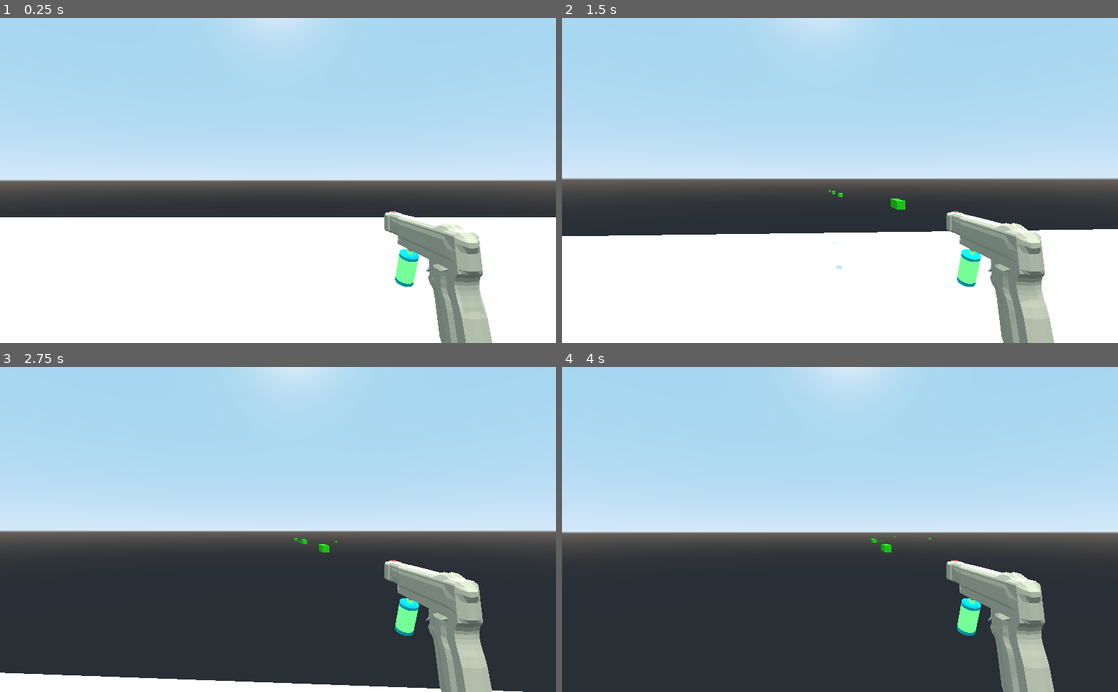
Above: before the commit, frames 1-4 (two rows, left to right).
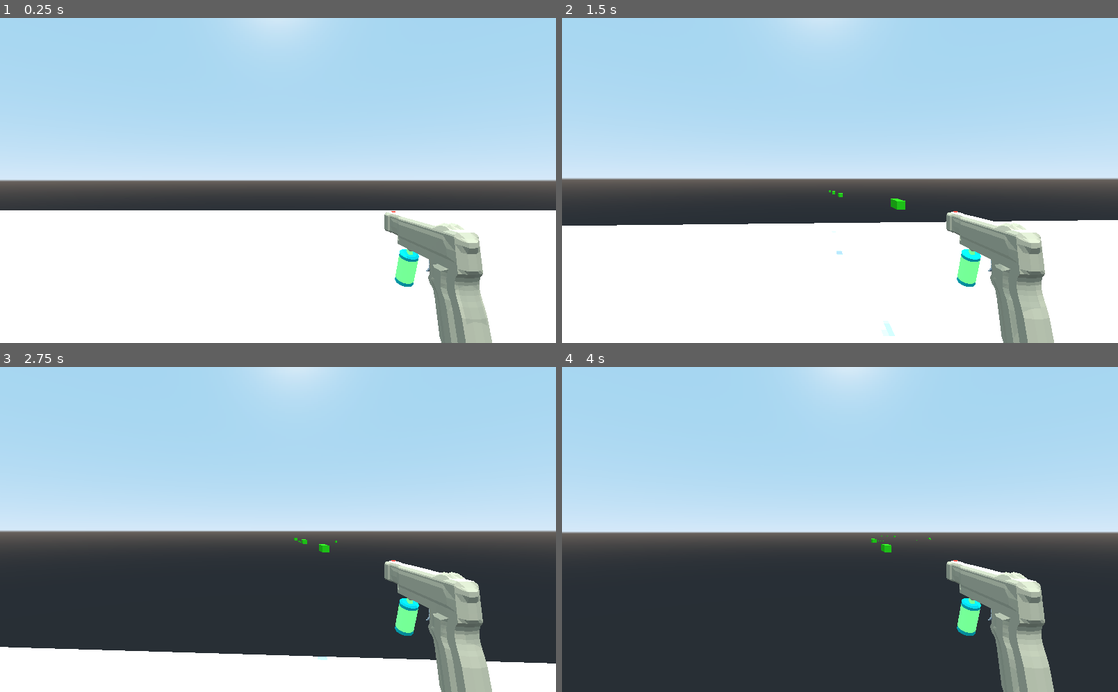
Above: after the commit, the same moments.

Repository: EricWRogers/GodotAccurateBulletPhysicsTutorial
Game: Godot game, scene res://Scenes/Test/PlayerTest.tscn
Same seed, same stepped clock (60 frames per second), same inputs: the game is played once before the commit and once after it. This scene is started directly instead of the project's main scene.
Inputs (mouse positions are in pixels of both pictures, inside the frame that each line leads up to):
- Up to frame 1 (0.25 s): no input
- Up to frame 2 (1.5 s): tap Enter at 0.5 s; move the mouse to (834, 187) at 0.52 s; press the mouse at (834, 187) at 0.53 s; hold W (move_forward) from 0.53 s (still down); move the mouse to (878, 183) at 1.27 s; release the mouse at (878, 183) at 1.28 s; click (878, 183) at 1.35 s
- Up to frame 3 (2.75 s): keep holding W (move_forward); move the mouse to (233, 526) at 2.02 s; press the mouse at (233, 526) at 2.03 s
- Up to frame 4 (4 s): move the mouse to (845, 529) at 2.77 s; release W (move_forward) at 2.78 s; release the mouse at (845, 529) at 2.78 s; hold A (move_left) 2.78-3.53 s; click (845, 529) at 2.85 s; move the mouse to (817, 523) at 3.52 s; press the mouse at (817, 523) at 3.53 s; hold W (move_forward) from 3.53 s (still down)

The runs differ from the first frame. In frame 1, 2.1% of the frame differs, in the area x 0-100%, y 59-62%; in frame 2, 2.7%; in frame 3, 7.7%, in the area x 0-100%, y 81-100%; in frame 4, less than 0.1%.

Commit message:
Move Target to it's own physics layer

Diff:
--- a/Prefabs/Target.tscn
+++ b/Prefabs/Target.tscn
@@ -11,6 +11,8 @@
 "Box",
 ]]
 transform = Transform( 0.3, 0, 0, 0, 0.3, 0, 0, 0, 0.1, 0, 0, 0 )
+collision_layer = 2
+collision_mask = 2
 script = ExtResource( 1 )
 
 [node name="CollisionShape" type="CollisionShape" parent="."]
--- a/project.godot
+++ b/project.godot
@@ -57,6 +57,10 @@
  ]
 }
 
+[layer_names]
+
+3d_physics/layer_2="targets"
+
 [rendering]
 
 quality/driver/driver_name="GLES2"
